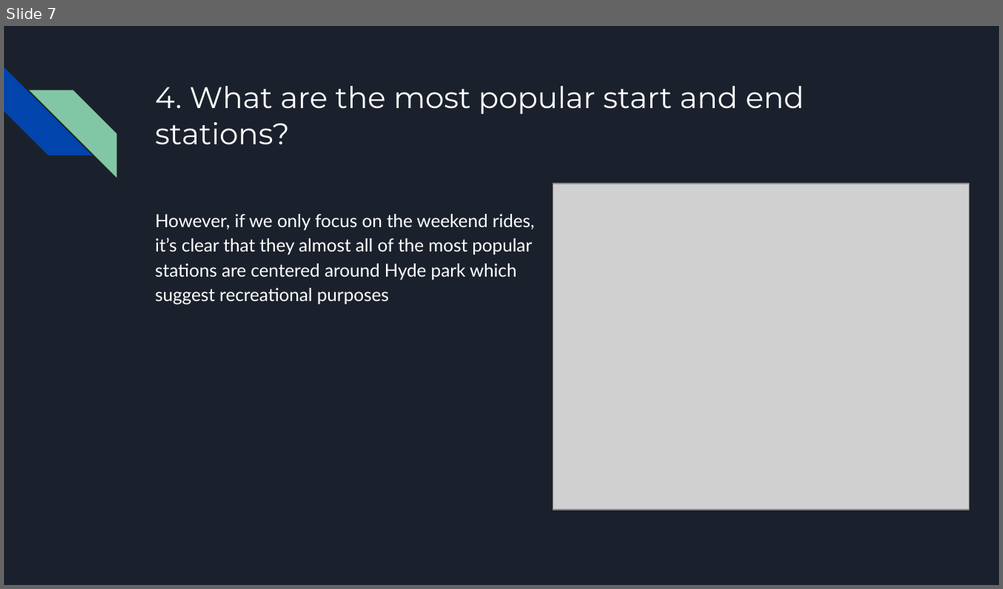
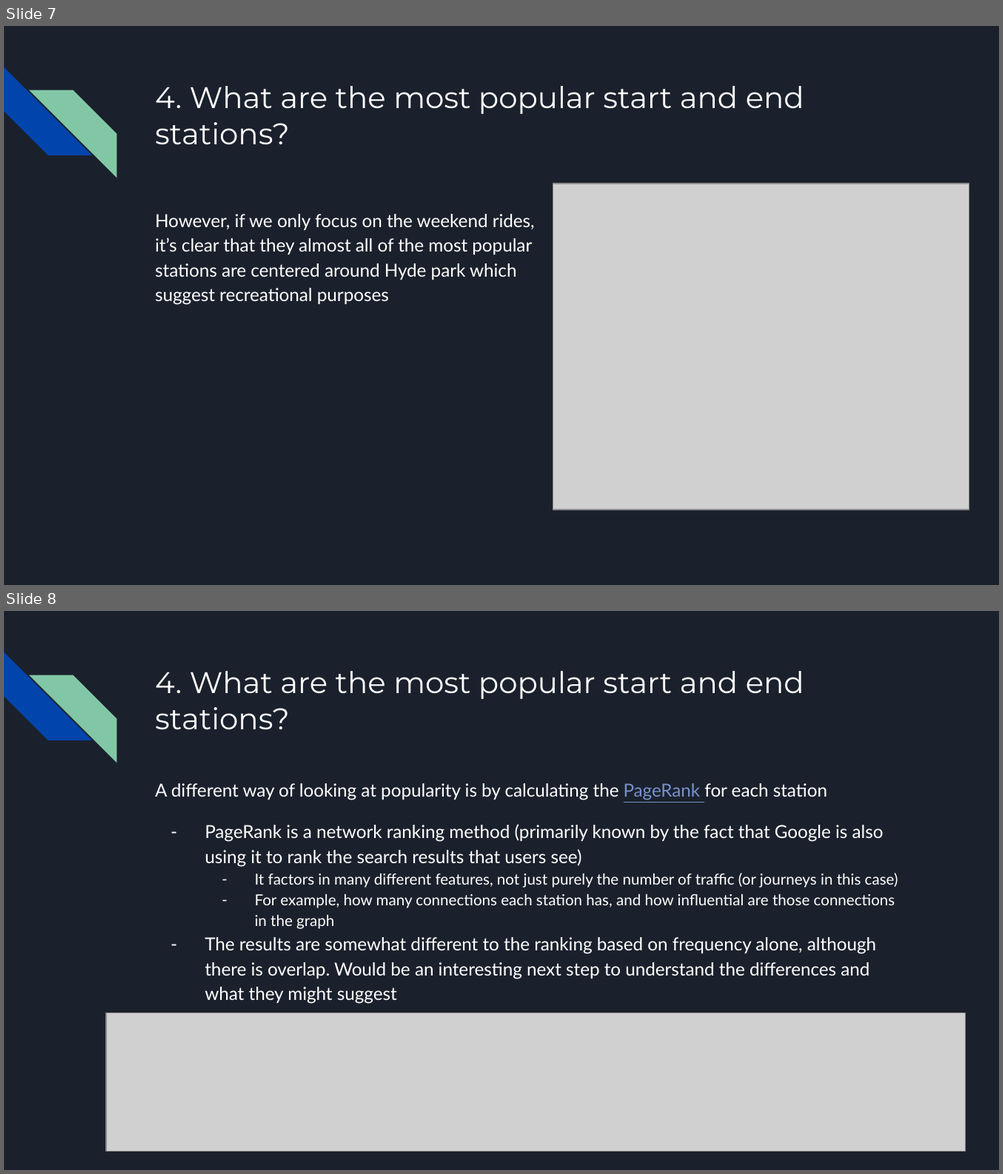
Before and after one commit to zsoltnyiri/zoe_take_home_test, a slide deck: Zoe - Take Home Task - Zsolt Nyiri.pptx. Shown one above the other, each under a label of ours: slide 7 before the commit, slides 7 and 8 after it. The pictures are 1003x589 and 1003x1174 pixels, drawn with LibreOffice and Linux fonts; fonts in the diff are those of the drawing; grey boxes stand for pictures. Boxes give left, top, right and bottom in pixels: in the first picture for what was removed or moved away, otherwise in the second. Text is boxed around its words. In the diff, an @@ line names an element or a change of style, - is before the commit and + after.

```diff
--- a/Zoe - Take Home Task - Zsolt Nyiri.pptx
+++ b/Zoe - Take Home Task - Zsolt Nyiri.pptx
@@ slide 8 added at (4, 611, 999, 1170), background #1B212C; not listed: 2 template elements that a slide beside it also shows @@
@@ title added at (155, 671, 804, 730), 21.6 pt, text #FFFFFF @@
+4. What are the most popular start and end stations?
@@ text added at (155, 783, 898, 1004), 13 pt, text #FFFFFF @@
+A different way of looking at popularity is by calculating the PageRank for each station
+– PageRank is a network ranking method (primarily known by the fact that Google is also using it to rank the search results that users see)
+  – It factors in many different features, not just purely the number of traffic (or journeys in this case)
+  – For example, how many connections each station has, and how influential are those connections in the graph
+– The results are somewhat different to the ranking based on frequency alone, although there is overlap. Would be an interesting next step to understand the differences and what they might suggest
@@ picture added at (106, 1014, 966, 1152) @@
```
Also in this commit, not shown: 2 slides changed, 13 other slides added, 1 slide removed.
